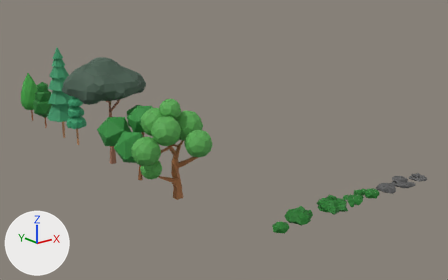
Two versions of the FBX model WoodlandFlight/Assets/Meshes/Flora/FloraExp.fbx, one commit apart.
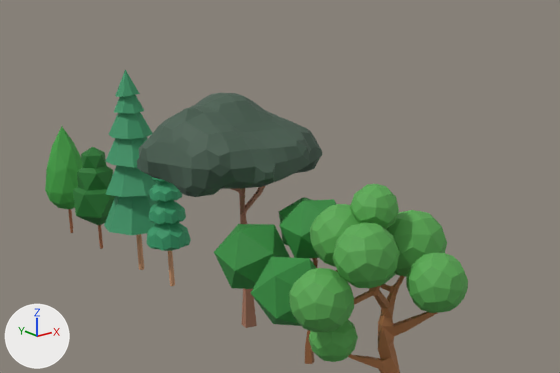
The first picture shows the older version from a camera (50 mm lens) standing at (-23.3, -25.8, 17.3) and looking at (9.0, 14.5, 1.2). The close-ups show both versions on the part from 0% to 57% of the width and 5% to 66% of the height of that picture. Arrows for +X, +Y and +Z are at lower left; the lights stay in place. Where no turn or scale is listed for an object, it has been applied to the vertices. Vertices at the same position are counted once.

Objects in the first close-up: 'Cylinder', 'Cylinder.001', 'Icosphere', 'Mball.014', 'Tree Leaves', 'Tree2', 'Tree2Leaves', 'Tree3', 'Tree4', 'TreeTall1', 'TreeTall1Leaves'.
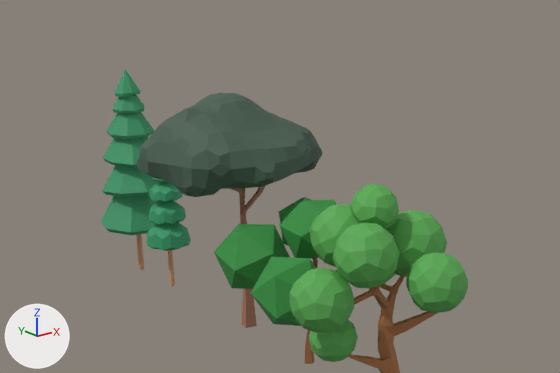
What differs and where, as boxes (x1, y1, x2, y2) in the close-ups (560 x 373 px):
'Cylinder', reshaped
    before: (104, 70, 160, 235)
    after: (101, 70, 160, 235)
'Mball.014', deleted (green)
    before: (73, 147, 115, 226)
'Icosphere', deleted (green)
    before: (45, 127, 83, 209)
'Tree3', deleted
    before: (98, 225, 103, 249)
'Tree4', deleted
    before: (68, 209, 73, 233)

The change, as a list of edits to the scene's bpy script:
```text
Change me_cylinder:
    used by ob_cylinder; location = (0.0, 27.35, 8.04)
    remove me_cylinder.from_pydata(...)  # 70 vertices, 70 faces; spans x -1.4..1.5, y -1.34..1.4, z -6.21..0.53
    add me_cylinder.from_pydata(...)  # 166 vertices, 166 faces; spans x -1.53..1.62, y -1.46..1.52, z -6.21..0.53
    me_cylinder part 1
    48 faces are deleted
    96 vertices are added at x -1.53..1.62, y -1.46..1.52, z -6.01..-0.27
    144 new faces join them
Remove ob_icosphere:
    ob_icosphere = bpy.data.objects.new('Icosphere', me_icosphere)
    ob_icosphere.location = (0.0, 34.89, 2.12)
Remove ob_mball_014:
    ob_mball_014 = bpy.data.objects.new('Mball.014', me_mesh)
    ob_mball_014.location = (0.0, 31.52, 2.69)
Remove ob_tree4:
    ob_tree4 = bpy.data.objects.new('Tree4', me_mesh_010)
    ob_tree4.location = (0.0, 34.89, 0.05)
Remove ob_tree3:
    ob_tree3 = bpy.data.objects.new('Tree3', me_mesh_009)
    ob_tree3.location = (0.0, 31.52, 0.05)
```
